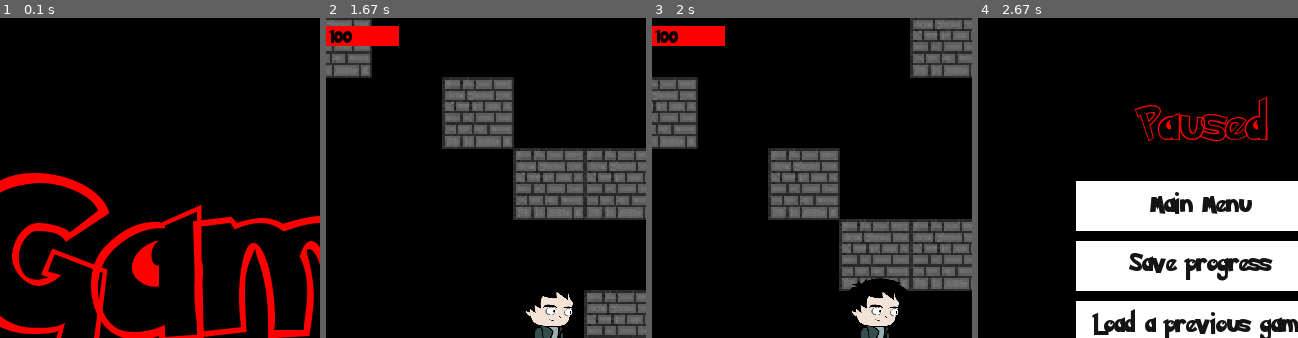
Above: before the commit, frames 1-4 (left to right).
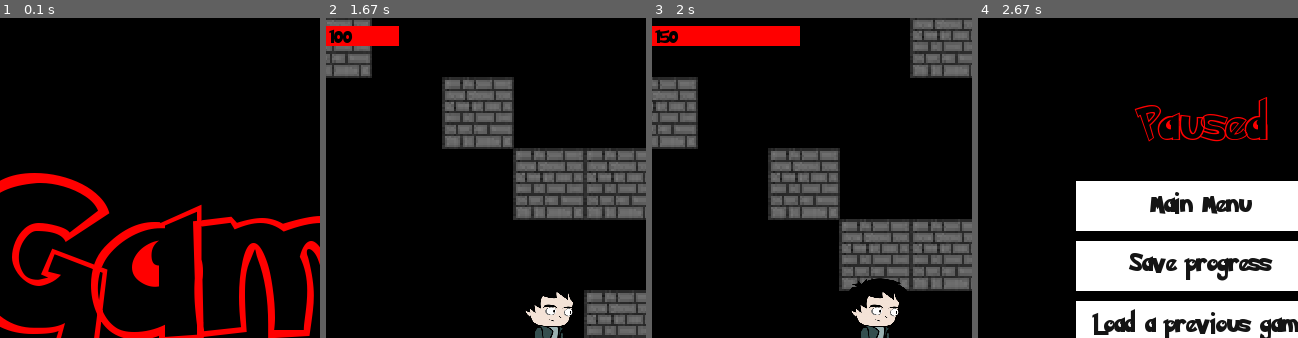
Above: after the commit, the same moments.

Repository: VagishVela/project-pygames
Game: pygame game, started from main.py
The game is run twice, just before and just after one commit, with the same random seed, the same clock (stepped at 60 frames per second) and the same inputs.
Inputs (mouse positions are % of the whole screen's width and height, from its top left):
- Up to frame 1 (0.1 s): no input
- Up to frame 2 (1.67 s): click (50, 31) at 0.38 s; click (50, 31) at 0.72 s; hold Right 1-1.47 s; move the mouse to (82, 47) at 1.03 s; tap S at 1.5 s
- Up to frame 3 (2 s): hold P from 1.83 s (still down); hold Up from 1.83 s (still down)
- Up to frame 4 (2.67 s): release P at 2.13 s; release Up at 2.13 s; hold L 2.17-2.47 s; hold Up 2.17-2.47 s; tap Esc at 2.5 s
The pictures show only the part of the screen within x 15-65%, y 2-52%; the shares and areas given below are measured in that part.

Frames 1-2 are identical in both runs. In frame 3, 1.5% of the frame differs, in the area x 2-47%, y 2-9%; in frame 4, nothing differs.

Commit message:
add ghost mode

Diff:
--- a/game/custom_event.py
+++ b/game/custom_event.py
@@ -18,3 +18,6 @@
 
 # to be used in the store
 ITEM_FOCUSED = CustomEvent({"item": ...})
+
+# disappearing texts
+TEXT_DISAPEAR = CustomEvent({"id": ...})
--- a/game/entities/player.py
+++ b/game/entities/player.py
@@ -13,7 +13,7 @@
         self.scale = (64, 96)
         self.image = pygame.transform.scale(
             pygame.image.load("assets/player.png"), self.scale
-        )
+        ).convert_alpha()
         self.pos = self.image.get_width() / 2, self.image.get_height() / 2
         self.rect = self.image.get_rect()
         self.abilities = {
@@ -25,6 +25,7 @@
         self.has_shield = True
         self.dodging = False
         self.name = "Player"
+        self.is_ghost = False
 
         self.attacks = [
             {"name": "Quick Attack", "power": 10},
@@ -47,6 +48,15 @@
             self.scale = scale
             self.image = pygame.transform.scale(self.image, scale)
 
+        if self.abilities["health"] <= 0:
+            # ghost mode!
+            if not self.is_ghost:
+                self.image.set_alpha(120)
+                self.is_ghost = True
+        elif self.is_ghost:
+            self.is_ghost = False
+            self.image.set_alpha(255)
+
         if pos is None:
             screen.blit(
                 self.image,
--- a/game/level_gen.py
+++ b/game/level_gen.py
@@ -11,6 +11,7 @@
 from numpy.typing import NDArray
 
 from game.custom_event import ENEMY_ENCOUNTERED
+from game.data import game_data
 from game.data.states import LevelState
 from game.logger import logger
 
@@ -26,6 +27,10 @@
         self.matrix = np.full((9, 9), ord("x"), dtype=np.int8)
         self.state = LevelState([0, 0], set())
         self.rng = random.Random(str(self.state.loc))
+
+        # save state before becoming a ghost
+        self.preghost = None
+        self.is_ghost = False
 
     def _get_tile(self, at: tuple) -> int:
         """Get a tile"""
@@ -54,6 +59,19 @@
 
     def move(self, dx, dy) -> bool:
         """Move the whole map in the given direction"""
+        # no collision
+        if game_data.get_temp("ghost"):
+            if not self.is_ghost:
+                self.is_ghost = True
+                self.preghost = (
+                    list(self._get_abs_pos((-dy, -dx))),
+                    self.state.removed,
+                )
+            self.state.set(list(self._get_abs_pos((-dy, -dx))), self.state.removed)
+            return True
+        if self.is_ghost:
+            self.is_ghost = False
+            self.state.set(*self.preghost)
 
         if self.matrix[(4 - dy, 4 - dx)] == ord("e"):
             ENEMY_ENCOUNTERED.post({"pos": (4 - dy, 4 - dx)})
--- a/game/utils/text.py
+++ b/game/utils/text.py
@@ -1,5 +1,5 @@
 """ This module implements the Text class """
-
+import importlib
 from typing import Iterable, Optional
 
 import pygame
@@ -146,3 +146,39 @@
                 )
             case _:
                 surface.blit(text_surface, (self.x, self.y))
+
+
+class DisapearingText(Text):
+    """Text that disappears after a while"""
+
+    def __init__(
+        self,
+        text: str,
+        font: str,
+        x: NumType,
+        y: NumType,
+        size: NumType,
+        color: ColorValue,
+        time: int,
+        *args,
+        **kwargs,
+    ):
+        super().__init__(text, font, x, y, size, color, *args, **kwargs)
+        self.time = time
+        self.visible = False
+        self.wait = False
+        self.event = getattr(
+            importlib.import_module("game.custom_event"), "TEXT_DISAPEAR"
+        )
+
+    def blit_into(self, surface: Surface):
+        if not self.wait:
+            # set text to disapear after `time`
+            self.event.wait(self.time)
+            self.wait = True
+            self.visible = True
+        if self.event.get():
+            self.visible = False
+
+        if self.visible:
+            super().blit_into(surface)
--- a/game/views/map.py
+++ b/game/views/map.py
@@ -12,7 +12,9 @@
 from game.entities.player import Player
 from game.entities.walls import Wall
 from game.level_gen import Level, LevelState
+from game.utils import Text
 from game.utils.bar import HealthBar
+from game.utils.text import DisapearingText
 from game.views import View, logger
 
 # get logger
@@ -37,6 +39,8 @@
             cls.walls[(i, j)] = Wall()
         cls._initiated = True
         cls.regenerate = True
+        game_data.save_temp(False, "GHOST_SAVE")
+        game_data.save_temp(False, "ghost")
 
     @classmethod
     def load(cls, level_state: LevelState = None):
@@ -94,6 +98,16 @@
         # to be used for battle view
         self.enemy_pos = None
 
+        self.alert1 = DisapearingText(
+            "Nice try but ghosts can't save a game...",
+            "pokemon-solid",
+            self.width / 2,
+            self.height / 2 + 200,
+            25,
+            "white",
+            time=2000,
+        )
+
     def on_draw(self):
         scale = (64, 96) if self.player.scale != (64, 96) else None
         self.screen_map.draw(self.screen)
@@ -103,6 +117,31 @@
         HealthBar(self.player.max_health).draw(
             self.screen, self.player.abilities["health"], (20, 20), 150, 20
         )
+        if self.player.abilities["health"] <= 0:
+            Text(
+                "You've become a ghost!",
+                "pokemon-solid",
+                self.width / 2,
+                self.height / 2 - 100,
+                25,
+                "white",
+            ).blit_into(self.screen)
+            Text(
+                "Drink a potion to revive or start a new game.",
+                "pokemon-solid",
+                self.width / 2,
+                self.height / 2 + 23 - 100,
+                25,
+                "white",
+            ).blit_into(self.screen)
+            game_data.save_temp(True, "ghost")
+        elif game_data.get_temp("ghost"):
+            game_data.save_temp(False, "ghost")
+
+        if game_data.get_temp("GHOST_SAVE"):
+            self.alert1.blit_into(self.screen)
+            if not self.alert1.visible:
+                game_data.save_temp(False, "GHOST_SAVE")
 
     def on_keydown(self, event):
         match event.key:
@@ -114,6 +153,12 @@
                 self.screen_map.move(1, 0)
             case pygame.K_RIGHT | pygame.K_d:
                 self.screen_map.move(-1, 0)
+            # for debugging
+            case pygame.K_p:
+                self.player.abilities["health"] += 50
+            # for debugging
+            case pygame.K_l:
+                self.player.abilities["health"] -= 50
             case pygame.K_ESCAPE:
                 # needed for saving game from a different view
                 self.save_data(temp=True)
@@ -155,6 +200,9 @@
 
         logger.debug(" loading data")
         game_data.load(state_index)
+        # ghost mode off
+        game_data.save_temp(False, "ghost")
+        game_data.save_temp(False, "GHOST_SAVE")
 
         # clear screen and set level state
         self.screen_map.load(LevelState(game_data.get("loc"), game_data.get("removed")))
--- a/game/views/pause.py
+++ b/game/views/pause.py
@@ -20,6 +20,14 @@
         self.options = None
         self.buttons = None
 
+    @staticmethod
+    def _save():
+        if not game_data.get_temp("ghost"):
+            return partial(game_data.save_game_state, game_data.temp)
+        logger.debug("ghost tried to save")
+        game_data.save_temp(True, "GHOST_SAVE")
+        return None
+
     def pre_run(self, _spl_args):
         escape_to_name: str = game_data.get_temp("paused_from")
         self.escape_to = f"{escape_to_name.lower()}.{escape_to_name}"
@@ -28,7 +36,7 @@
             {
                 "text": "Save progress",
                 "view_path": f"{self.escape_to}",
-                "on_click": partial(game_data.save_game_state, game_data.temp),
+                "on_click": self._save(),
             },
             {
                 "text": "Load a previous game",
